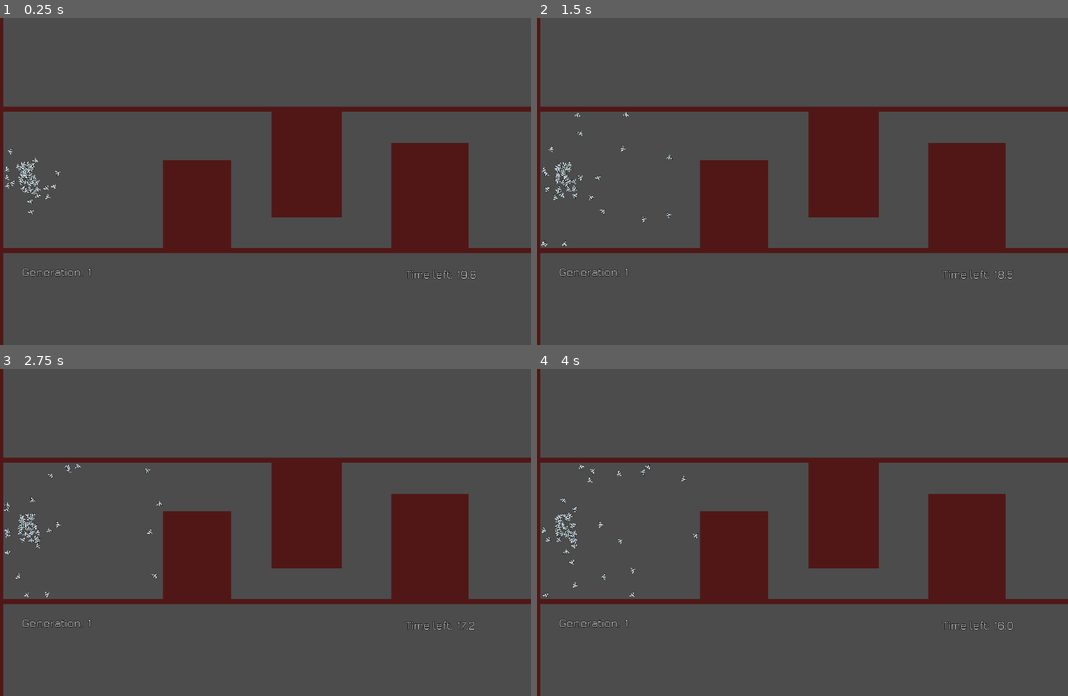
Above: before the commit, frames 1-4 (two rows, left to right).
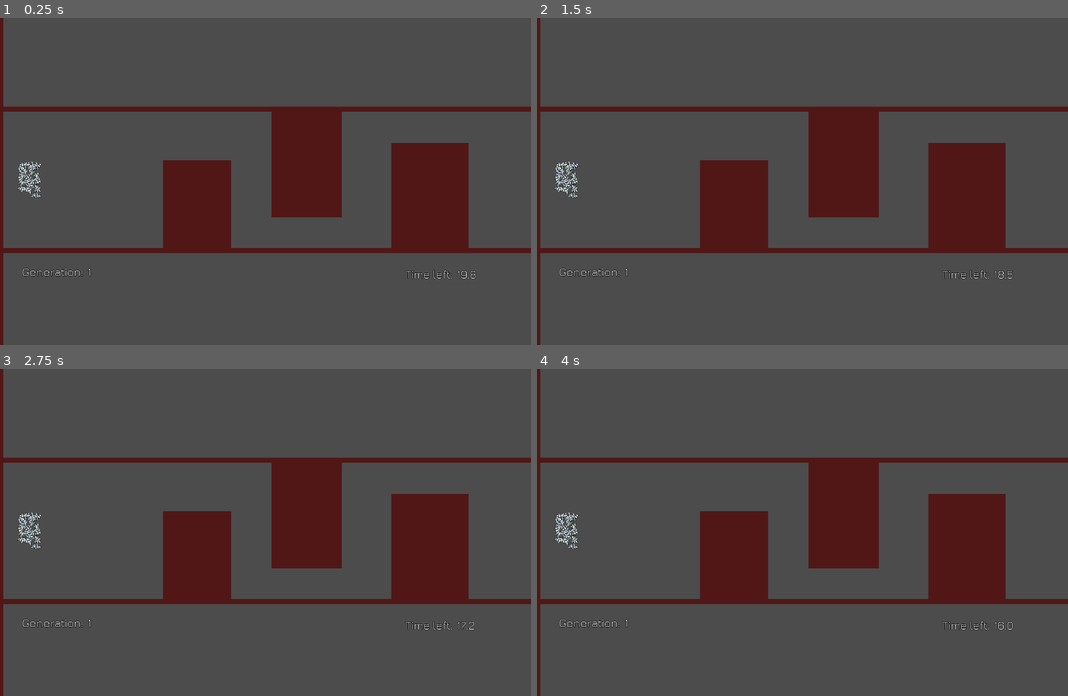
Above: after the commit, the same moments.

Repository: a0x77ry/plasmata
Game: Godot game, scene res://level1.tscn
Two runs of this game, one before a commit and one after it. Both use one fixed random seed, a clock stepped at 60 frames per second and the inputs below.
Inputs:
- Up to frame 1 (0.25 s): no input
- Up to frame 2 (1.5 s): tap Enter (ui_accept) at 0.5, 0.77 s
- Up to frame 3 (2.75 s): tap Enter (ui_accept) at 1.52 s
- Up to frame 4 (4 s): tap Enter (ui_accept) at 3.02, 3.77 s

The runs differ from the first frame. In frame 1, 0.4% of the frame differs, in the area x 0-12%, y 39-61%; in frame 2, 0.5%; in frame 3, 0.5%; in frame 4, 0.5%, in the area x 0-31%, y 29-70%.

Commit message:
Start with no connections

Diff:
--- a/agent.tscn
+++ b/agent.tscn
@@ -20,9 +20,6 @@
 
 [node name="CollisionShape2D" type="CollisionShape2D" parent="."]
 shape = SubResource( 1 )
-
-[node name="Timer" type="Timer" parent="."]
-autostart = true
 
 [node name="ray_forward" type="RayCast2D" parent="."]
 enabled = true
--- a/scripts/agent.gd
+++ b/scripts/agent.gd
@@ -155,20 +155,15 @@
   var nn_output = _nn.get_output() # a dict
 
   # nn_rotation = clamp(nn_output["go_right"] - nn_output["go_left"], -4.0, 4.0)
-  nn_rotation = clamp(nn_output["go_right"], -rotation_speed_limit, rotation_speed_limit)
+  # Apply a threshold in rotations
+  var input_rotation = nn_output["go_right"]
+  # nn_rotation = clamp(nn_output["go_right"], -rotation_speed_limit, rotation_speed_limit)
+  nn_rotation = clamp(input_rotation, -rotation_speed_limit, rotation_speed_limit)
+
+
   # nn_rotation = 4.0 if nn_output["go_right"] > 0 else -4.0
   # nn_speed = nn_output["go_forward"] - nn_output["go_backward"]
   nn_speed = nn_output["go_forward"]
   var real_speed = clamp(nn_speed * speed, 0.0, speed_limit)
   # var real_speed = 200.0 if nn_speed > 0 else 0.0
   velocity = Vector2(real_speed, 0).rotated(rotation)
-
-
-
-func _on_Timer_timeout():
-  pass
-  # var nn_output = nn.get_output()
-  #
-  # print("Thresholds: right : %s, left : %s, forward : %s, backward : %s"
-  #     % [nn_output["go_right_threshold"], nn_output["go_left_threshold"],
-  #     nn_output["go_forward_threshold"], nn_output["go_backward_threshold"]])
--- a/scripts/main.gd
+++ b/scripts/main.gd
@@ -23,7 +23,7 @@
 var species := []
 var generation := 0
 var level
-# var init_rot = rand_range(-PI, PI)
+var init_rot = rand_range(-PI, PI)
 
 
 func _ready():
@@ -113,7 +113,6 @@
       if sp["parent_genomes"].size() > 0 && random.randf() < 1.0 / species.size():
         sp["parent_genomes"].append(sp["members"][-1])
         total_parents += 1
-  # breakpoint
 
 
 func select_roulette(curve, agents):
@@ -167,7 +166,6 @@
     return []
   # random.randomize()
   var crossovered_genomes := []
-  # breakpoint
   for sp in species:
     if sp["parent_genomes"].size() % 2 != 0:
       sp["parent_genomes"].append(sp["parent_genomes"][0]) # add a genome to become even
@@ -279,21 +277,25 @@
   return false
 
 func is_circular_loop(_genome, source_node, target_node):
+  for link in _genome["links"]:
+    if link["source_id"] == target_node["id"] && link["target_id"] == source_node["id"]:
+      return true
+
   if target_node.has("outgoing_link_ids"): # Because it can be an output node as a candidate target
     for outlink_id in target_node["outgoing_link_ids"]:
       var outlink := {}
       for l in _genome["links"]:
         if l["id"] == outlink_id:
           outlink = l
-      if outlink["target_id"] == source_node["id"]:
-        return true
+      # if outlink["target_id"] == source_node["id"]:
+      #   return true
 
       # In order to recurse we first have to find the target node of the target_node when it is not the source node
       var candidate_target_nodes = _genome["hidden_nodes"]
       var target_of_the_target_node
       for node in candidate_target_nodes:
         if node["id"] == outlink["target_id"]:
-          target_of_the_target_node = node
+          target_of_the_target_node = node # this can be null because the target of the link is an output node
       if target_of_the_target_node != null && is_circular_loop(_genome, source_node, target_of_the_target_node):
         return true
   return false
@@ -329,7 +331,6 @@
   var mutated_genomes = parent_genomes.duplicate(true)
   # var mutated_genomes = parent_genomes.duplicate()
   for _genome in mutated_genomes:
-    # breakpoint
     var genes_number = float(_genome["links"].size()) \
         + float(_genome["input_nodes"].size()) \
         + float(_genome["output_nodes"].size()) \
@@ -347,15 +348,17 @@
           if genome_target_node != null:
             var new_id = generate_UID()
             # check if there is a link with source and target the other way around
-            for link in _genome["links"]:
-              if link["source_id"] == genome_target_node["id"] && link["target_id"] == genome_source_node["id"]:
-                continue
+            # for link in _genome["links"]:
+            #   if link["source_id"] == genome_target_node["id"] && link["target_id"] == genome_source_node["id"]:
+            #     continue
             var new_link = {"id": new_id, "weight": random.randf_range(-1.0, 1.0),
                 "bias": random.randf_range(-1.0, 1.0),
                 "source_id": genome_source_node["id"],
                 "target_id": genome_target_node["id"], "is_enabled": true}
             _genome["links"].append(new_link)
       # add a new node and break the link
+      if _genome["links"].size() == 0:
+        continue
       var link_to_break
       while link_to_break == null:
         for genome_link in _genome["links"]:
@@ -439,9 +442,11 @@
             assert(gen_n.has("weight"), "Error in change_generation(). pron_n is a link while gen_n isn't")
             weight_diffs.append(abs(prot_n["weight"] - gen_n["weight"]))
       var weight_diffs_sum = 0.0
-      for weight_diff in weight_diffs:
-        weight_diffs_sum += weight_diff
-      var avg_weight_diff = weight_diffs_sum / weight_diffs.size() # find average weight differences
+      var avg_weight_diff := 0.0
+      if weight_diffs.size() != 0:
+        for weight_diff in weight_diffs:
+          weight_diffs_sum += weight_diff
+        avg_weight_diff = weight_diffs_sum / weight_diffs.size() # find average weight differences
 
       var compatibility_distance = ((C1 * excess_genes_num) / N) \
           + ((C2 * disjoined_genes_num) / N) \
--- a/scripts/neural_network.gd
+++ b/scripts/neural_network.gd
@@ -38,7 +38,7 @@
   # Create the links between the nodes
   if !genome.has("links"):
     genome["links"] = []
-    connect_nn_layers(input_layer, output_layer)
+    # connect_nn_layers(input_layer, output_layer)
   else:
     # Use genome to connect the links
     for link in genome["links"]:
